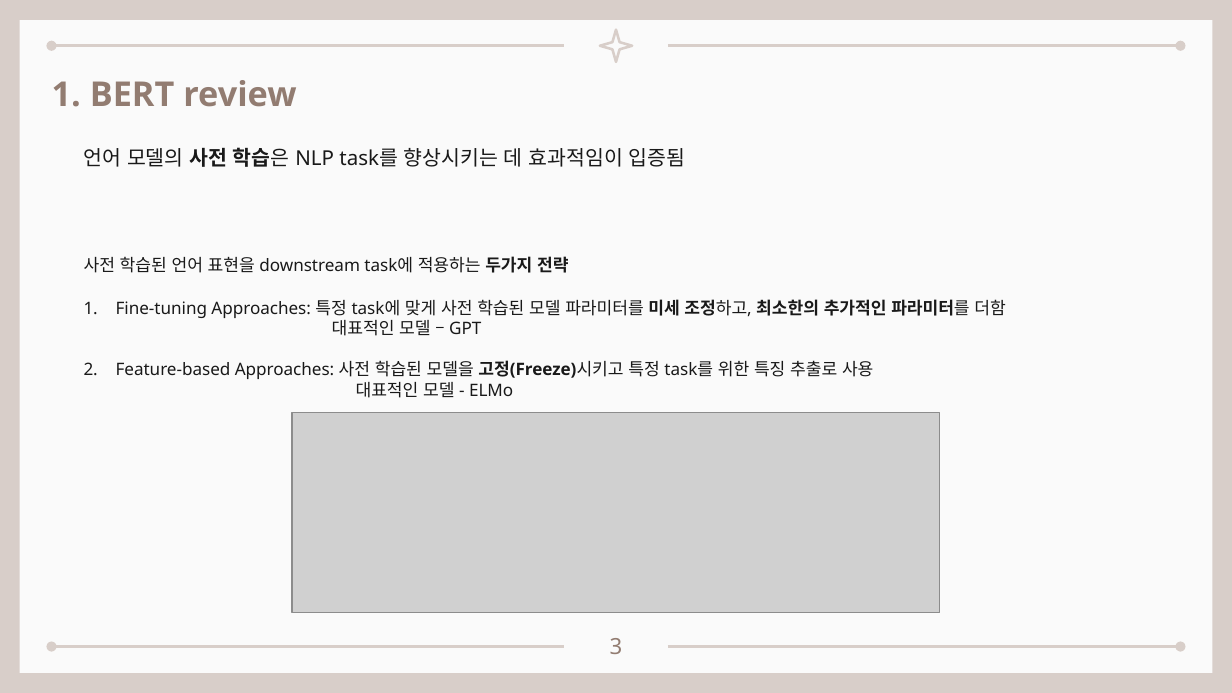
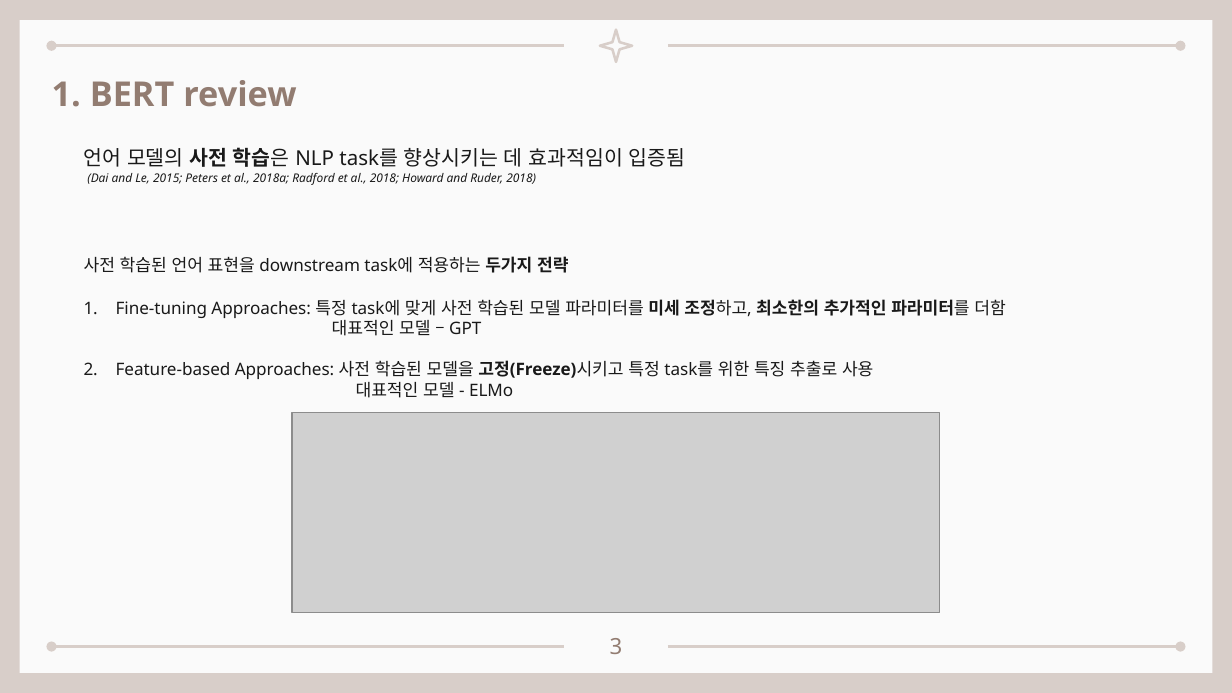
Before and after one commit to seungdeng/DELab, a slide deck: slide 3 of PPT/DSLab_이승건_BERT멘토링발표.pptx. Drawn at 1232x693 pixels with LibreOffice and Linux fonts; fonts in the diff are those of the drawing; grey boxes stand for pictures. Boxes give left, top, right and bottom in pixels: in the first picture for what was removed or moved away, otherwise in the second. Text is boxed around its words. In the diff, an @@ line names an element or a change of style, - is before the commit and + after.

```diff
--- a/PPT/DSLab_이승건_BERT멘토링발표.pptx
+++ b/PPT/DSLab_이승건_BERT멘토링발표.pptx
@@ text added at (87,173,536,185), 7 pt, text #191919, italic @@
+(Dai and Le, 2015; Peters et al., 2018a; Radford et al., 2018; Howard and Ruder, 2018)
```
Also in this commit, not shown: 6 other slides changed, 1 other file.
